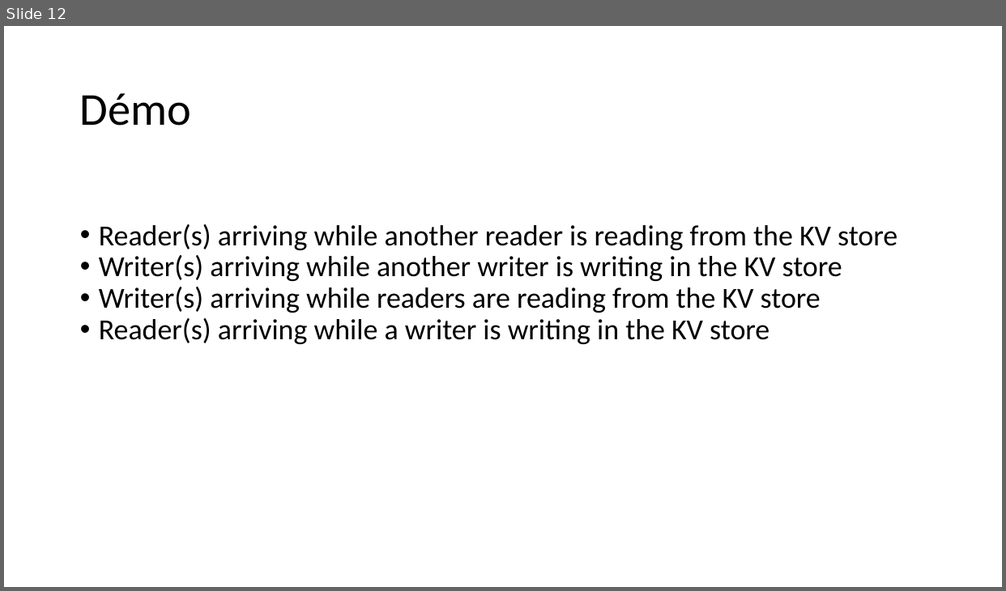
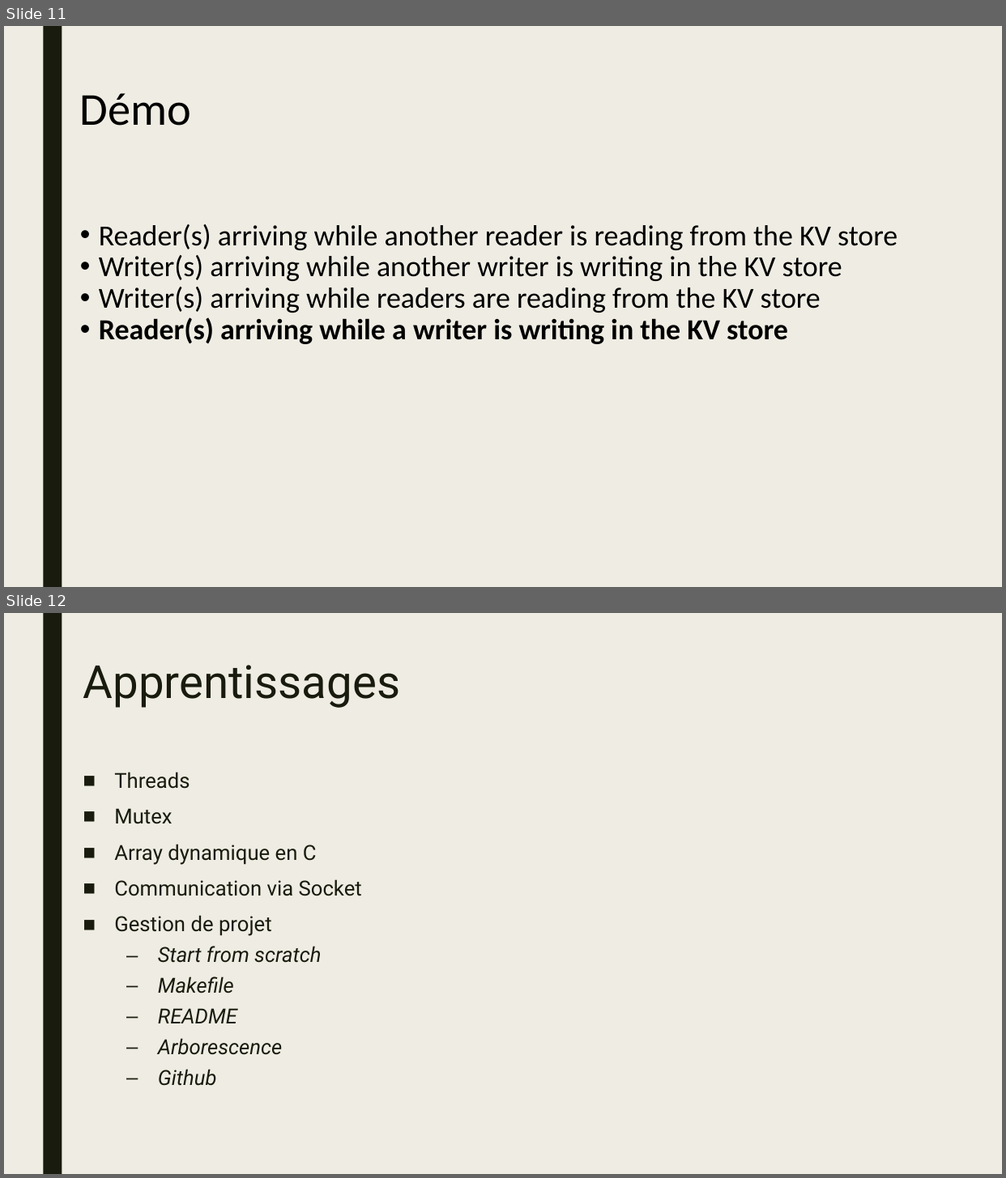
Before and after one commit to inefix/Key-Value-Store, a slide deck: presentation/KVS_presentation.pptx. Shown one above the other, each under a label of ours: slide 12 before the commit, slides 11 and 12 after it. The pictures are 1006x591 and 1006x1178 pixels, drawn with LibreOffice and Linux fonts; fonts in the diff are those of the drawing. Boxes give left, top, right and bottom in pixels: in the first picture for what was removed or moved away, otherwise in the second. Text is boxed around its words. In the diff, an @@ line names an element or a change of style, - is before the commit and + after.

```diff
--- a/presentation/KVS_presentation.pptx
+++ b/presentation/KVS_presentation.pptx
@@ slide 12 added at (4, 613, 1002, 1174), background #EFEDE3; not listed: 1 template element that a slide beside it also shows @@
@@ title added at (83, 665, 401, 708), 44 pt, text #191B0E @@
+Apprentissages
@@ subtitle added at (114, 772, 362, 1086), 20 pt, text #191B0E @@
+■ Threads
+■ Mutex
+■ Array dynamique en C
+■ Communication via Socket
+■ Gestion de projet
+  – Start from scratch
+  – Makefile
+  – README
+  – Arborescence
+  – Github
@@ what was slide 12 is now slide 11 @@
@@ slide 11 changed as well @@
@@ background #FFFFFF to #EFEDE3 @@
@@ rectangle added at (43, 26, 62, 587), fill #191B0E @@
@@ text at (99, 318, 788, 344): bold on in "Reader(s) arriving while a writer is writing ..." @@
```
Also in this commit, not shown: 11 other slides changed, 1 other slide added, 2 slides removed.
